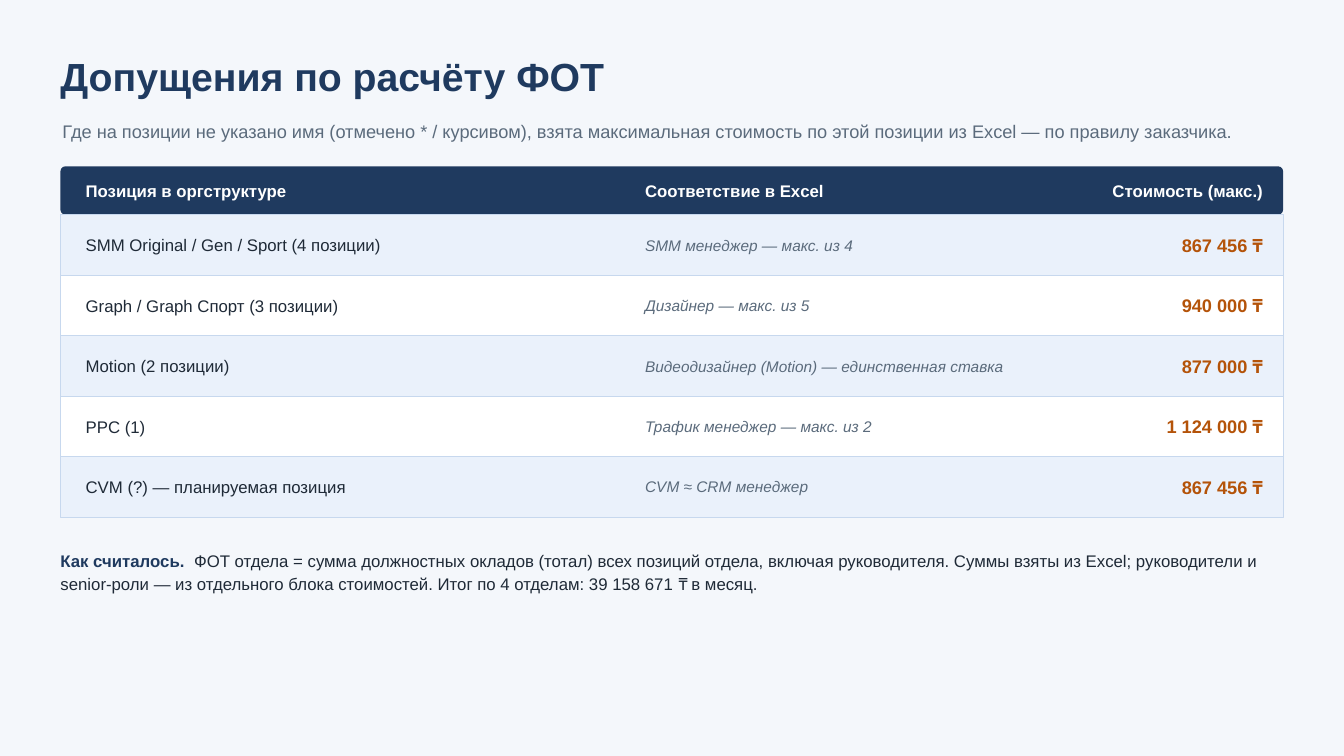
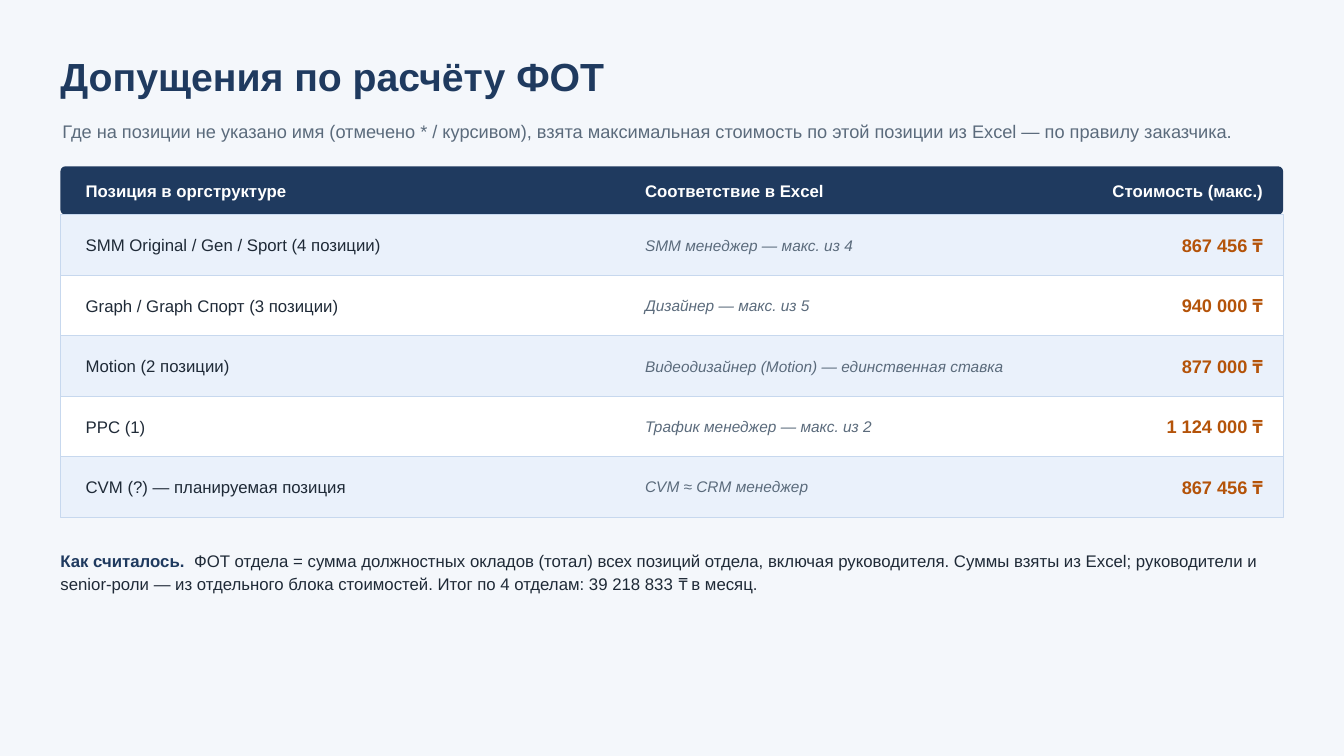
Before and after one commit to victoriakoppel/marketing, a slide deck: slide 6 of Структура маркетинга — вариант 3.pptx. Drawn at 1344x756 pixels with LibreOffice and Linux fonts; fonts in the diff are those of the drawing. Boxes give left, top, right and bottom in pixels: in the first picture for what was removed or moved away, otherwise in the second. Text is boxed around its words. In the diff, an @@ line names an element or a change of style, - is before the commit and + after.

```diff
--- a/Структура маркетинга — вариант 3.pptx
+++ b/Структура маркетинга — вариант 3.pptx
@@ text at (60, 554, 1256, 594): text changed @@
-Как считалось. ФОТ отдела = сумма должностных окладов (тотал) всех позиций отдела, включая руководителя. Суммы взяты из Excel; руководители и senior-роли — из отдельного блока стоимостей. Итог по 4 отделам: 39 158 671 ₸ в месяц.
+Как считалось. ФОТ отдела = сумма должностных окладов (тотал) всех позиций отдела, включая руководителя. Суммы взяты из Excel; руководители и senior-роли — из отдельного блока стоимостей. Итог по 4 отделам: 39 218 833 ₸ в месяц.
```
Also in this commit, not shown: 2 other slides changed, 5 other files.
